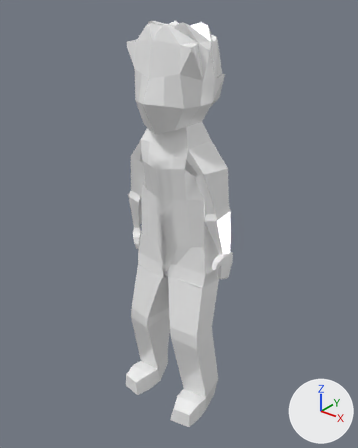
The FBX model Assets/PreF/LowPolyChar.fbx, before and after one commit.
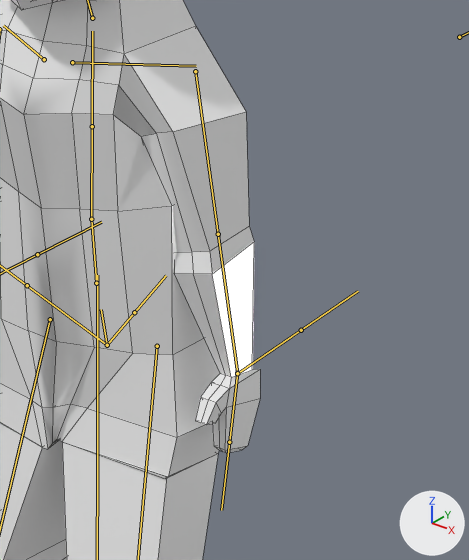
There are two pictures of each version: one whole from a camera (50 mm lens) standing at (9.72, -12.19, 14.61) and looking at (0.06, -0.11, 7.12), one close up on the part from 41% to 84% of the width and 29% to 70% of the height. Arrows for +X, +Y and +Z are at lower right; the lights stay in place. Both versions are drawn at frame 20 of the action 'metarig|Idle (0,5,16,30)'; the numbers are the values there. The bones that bend it are drawn over the model as lines in the close-ups. The close-ups show mesh edges as thin lines.

The first close-up shows 'body'.
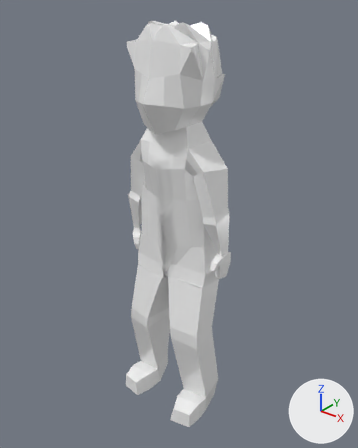
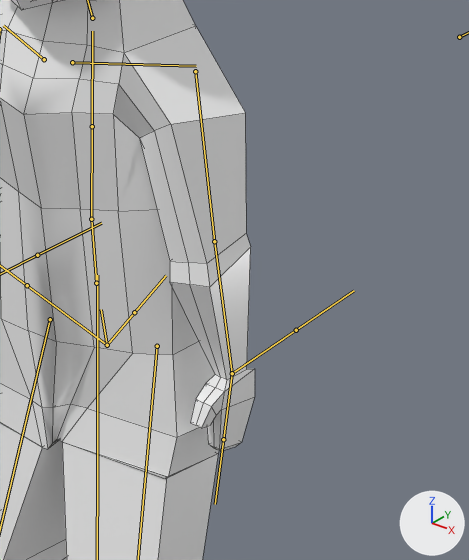
The change, as a list of edits to the scene's bpy script:
```text
Change bone_upper_arm_l:
    where bone_upper_arm_l = bpy.data.objects['metarig'].pose.bones['upper_arm.L']  # child of 'shoulder.L'
    bone_upper_arm_l.rotation_quaternion: (0.749, 0.191, 0.143, -0.618) -> (0.784, 0.235, 0.092, -0.567)  # degrees (7, 27, -77) -> degrees (17, 24, -68)
Change bone_forearm_l:
    where bone_forearm_l = bpy.data.objects['metarig'].pose.bones['forearm.L']  # child of 'upper_arm.L'
    bone_forearm_l.rotation_quaternion: (0.98, -0.033, -0.19, 0.048) -> (0.966, -0.157, -0.197, -0.051)  # degrees (-5, -22, 7) -> degrees (-18, -23, -2)
```

Pixel boxes [x1, y1, x2, y2] of what changed, in the close-ups (469 x 560 px):
'body', posed
    before: [0, 0, 260, 560]
    after: [0, 0, 255, 560]
bone 'upper_arm.L', root to tip
    before: (195, 71) to (218, 234)
    after: (195, 71) to (214, 241)
bone 'forearm.L', root to tip
    before: (218, 234) to (237, 373)
    after: (214, 241) to (232, 373)
